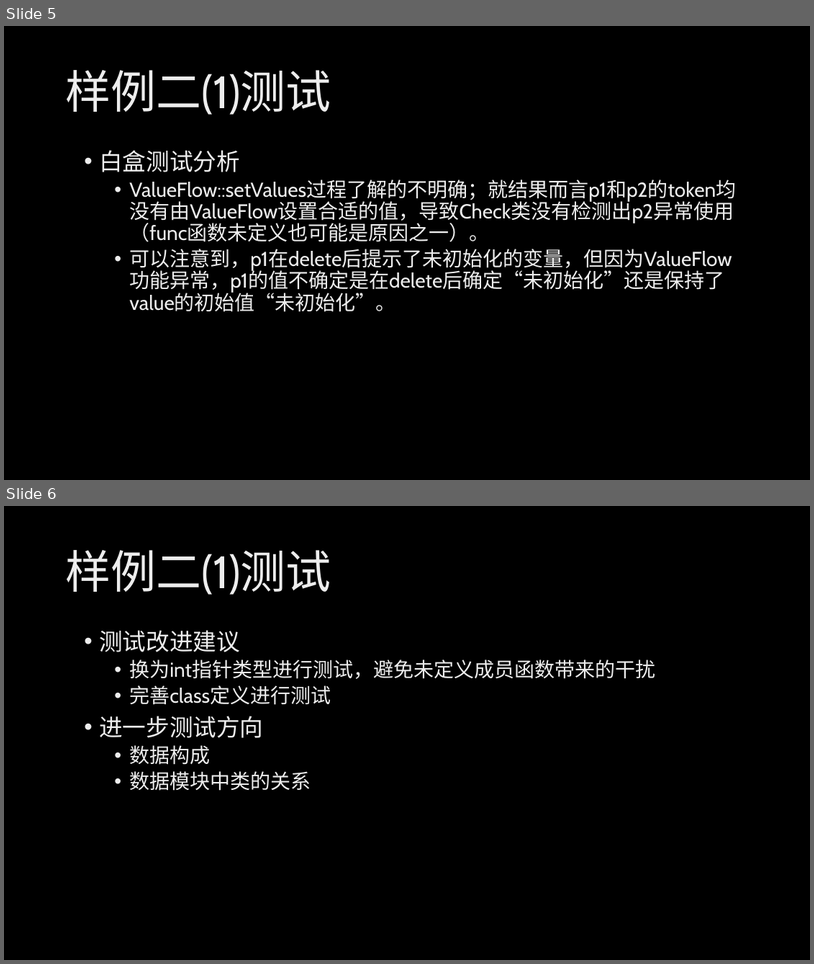
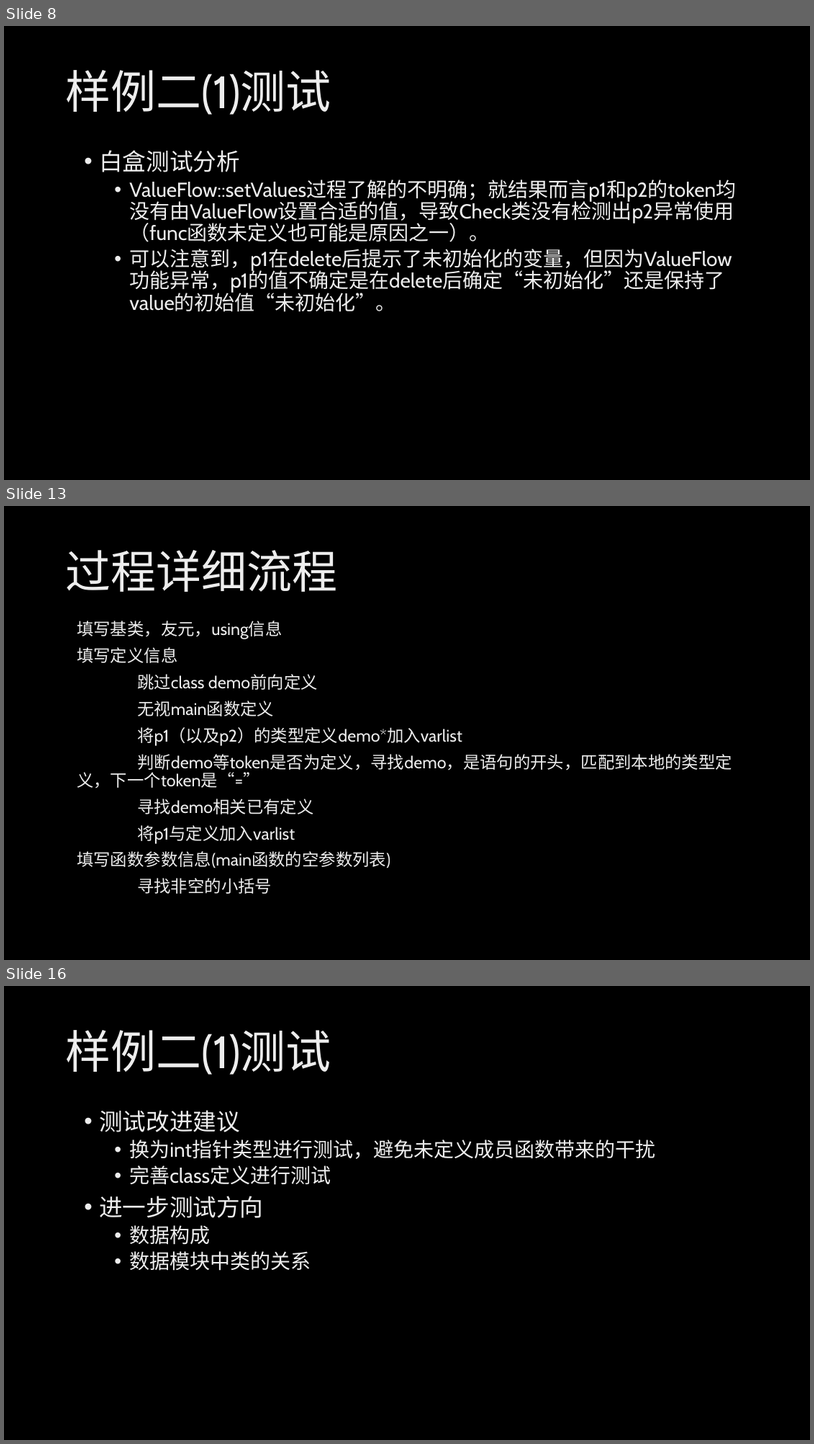
Before and after one commit to HSCppcheck/Cppcheck, a slide deck: 汇报/第四、五周工作汇报.pptx. Shown one above the other, each under a label of ours: slides 5 and 6 before the commit, slides 8, 13 and 16 after it; the slides between them are not shown. The pictures are 814x964 and 814x1444 pixels, drawn with LibreOffice and Linux fonts; fonts in the diff are those of the drawing; background and template pictures are left out. Boxes give left, top, right and bottom in pixels: in the first picture for what was removed or moved away, otherwise in the second. Text is boxed around its words. In the diff, an @@ line names an element or a change of style, - is before the commit and + after.

```diff
--- a/汇报/第四、五周工作汇报.pptx
+++ b/汇报/第四、五周工作汇报.pptx
@@ slide 13 added at box(4, 506, 810, 960), background picture (left out) @@
@@ title added at box(65, 550, 337, 592), 54 pt, text gradient #BFBFBF to #EDEDED to #FFFFFF @@
+过程详细流程
@@ text added at box(77, 620, 733, 893), 20 pt, text gradient #BFBFBF to #EDEDED to #FFFFFF @@
+填写基类，友元，using信息
+填写定义信息
+跳过class demo前向定义
+无视main函数定义
+将p1（以及p2）的类型定义demo*加入varlist
+判断demo等token是否为定义，寻找demo，是语句的开头，匹配到本地的类型定义，下一个token是“=”
+寻找demo相关已有定义
+将p1与定义加入varlist
+填写函数参数信息(main函数的空参数列表)
+寻找非空的小括号
@@ what was slide 5 is now slide 8 @@
@@ what was slide 6 is now slide 16 @@
```
Also in this commit, not shown: 9 other slides added.
